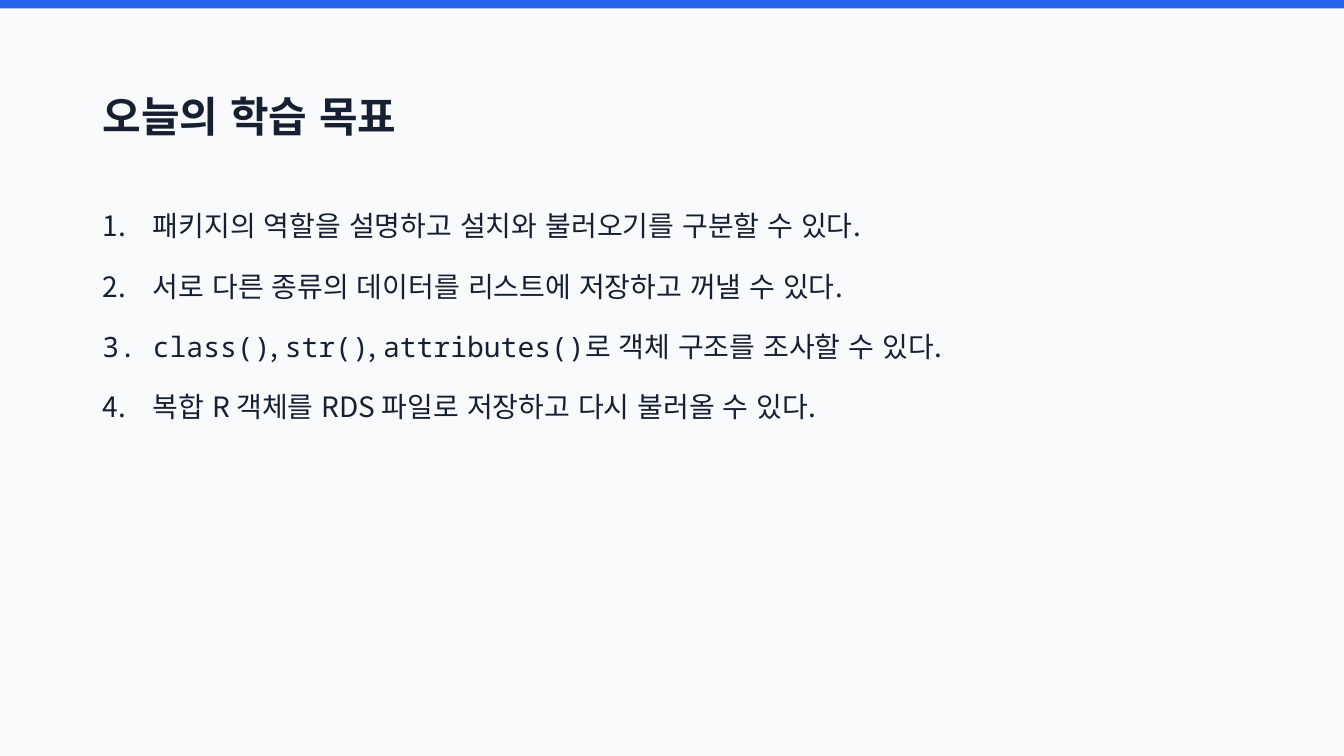
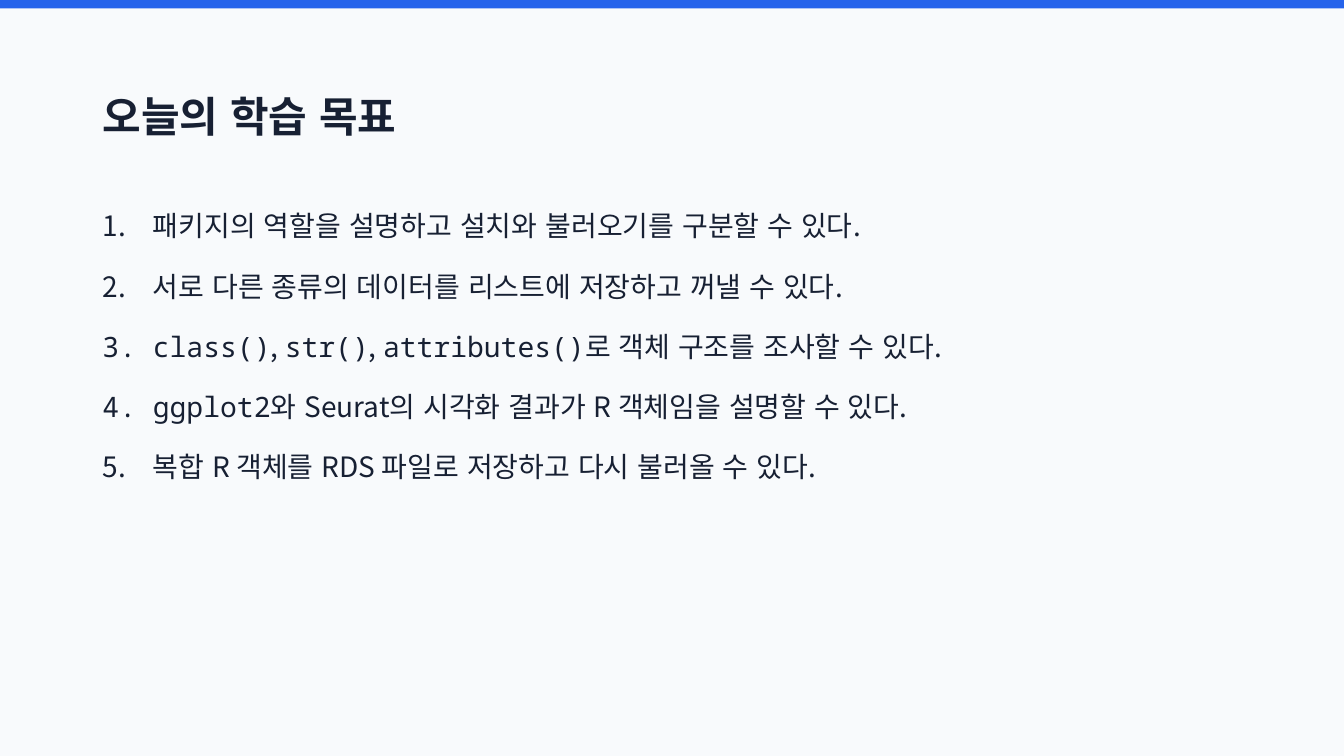
Before and after one commit to joonion/r-programming-basic, a slide deck: slide 2 of slides/11_packages_lists_and_objects.pptx. Drawn at 1344x756 pixels with LibreOffice and Linux fonts; fonts in the diff are those of the drawing. Boxes give left, top, right and bottom in pixels: in the first picture for what was removed or moved away, otherwise in the second. Text is boxed around its words. In the diff, an @@ line names an element or a change of style, - is before the commit and + after.

```diff
--- a/slides/11_packages_lists_and_objects.pptx
+++ b/slides/11_packages_lists_and_objects.pptx
@@ text at box(153, 393, 908, 424): paragraph added @@
+4. ggplot2와 Seurat의 시각화 결과가 R 객체임을 설명할 수 있다.
```
Also in this commit, not shown: 5 slides added, 59 other files.
